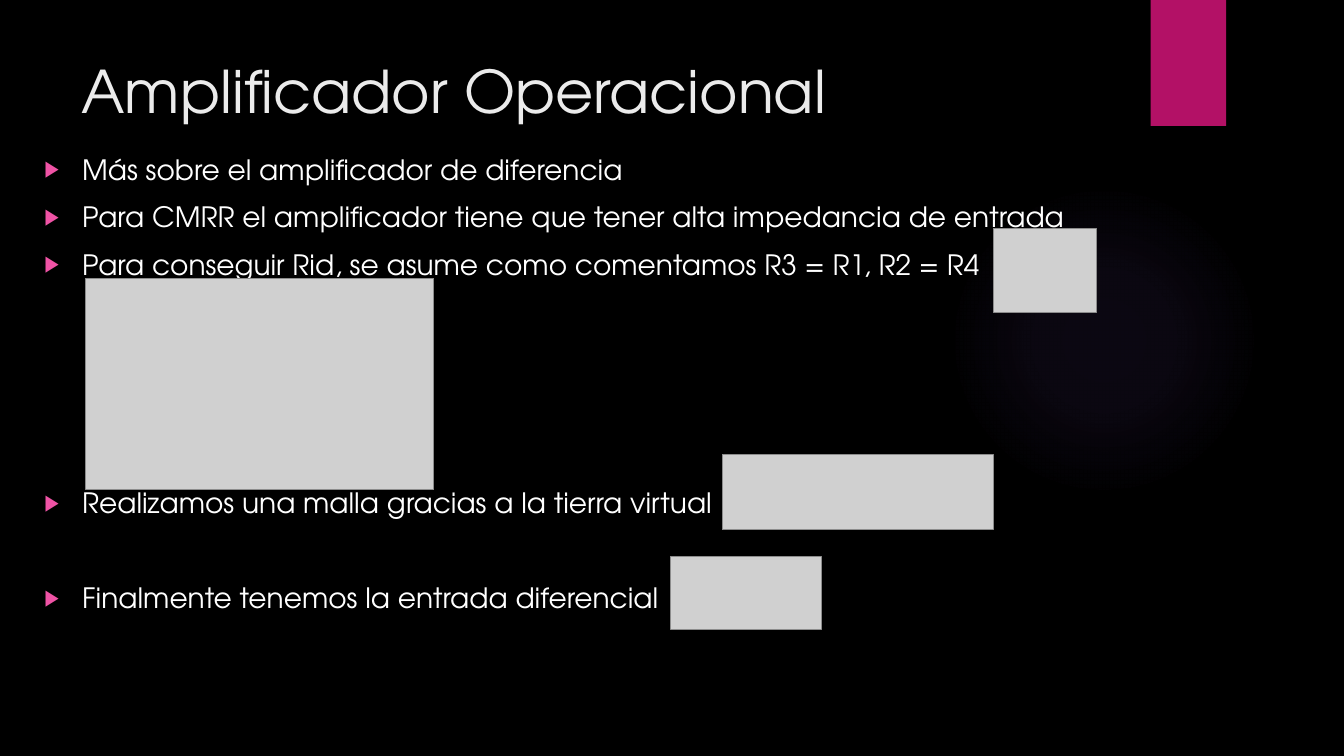
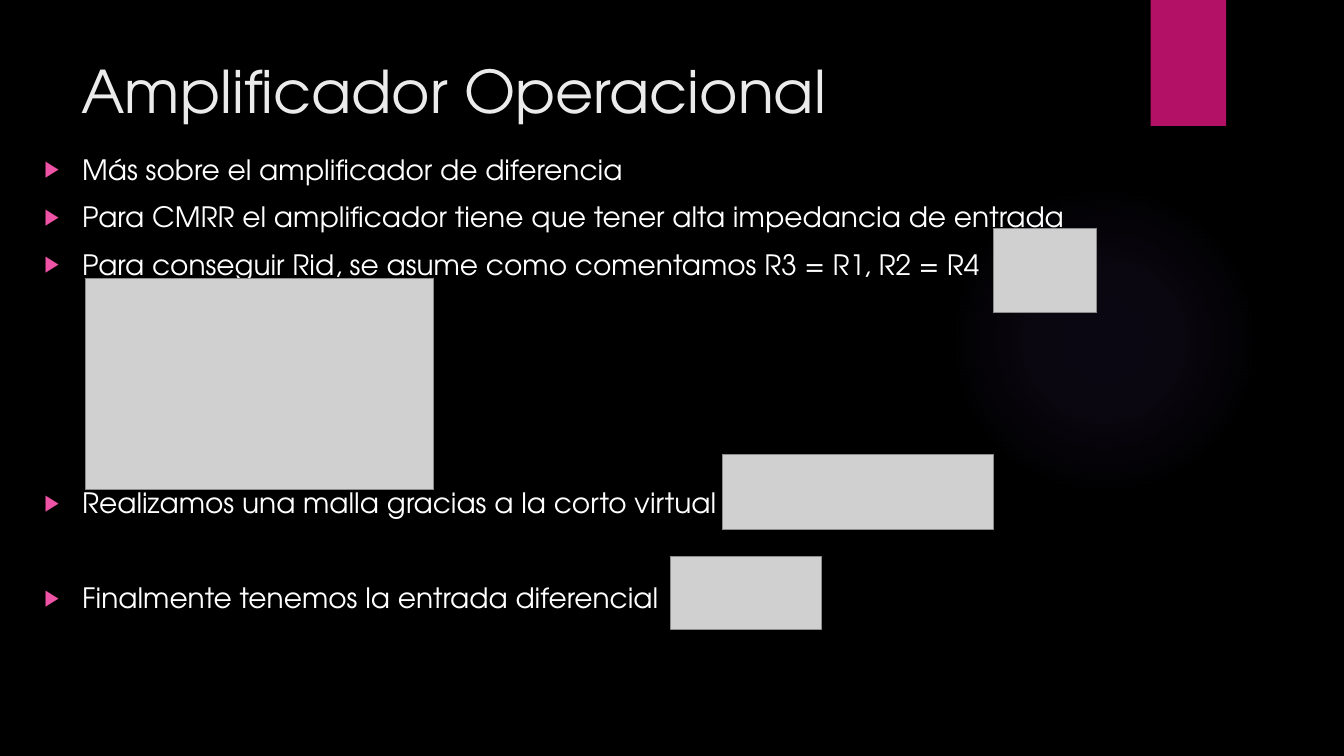
Before and after one commit to ulatinaedupa/ElectronicsII, a slide deck: slide 76 of Presentación/Electronica II.pptx. Drawn at 1344x756 pixels with LibreOffice and Linux fonts; fonts in the diff are those of the drawing; grey boxes stand for pictures; background and template pictures are left out. Boxes give left, top, right and bottom in pixels: in the first picture for what was removed or moved away, otherwise in the second. Text is boxed around its words. In the diff, an @@ line names an element or a change of style, - is before the commit and + after.

```diff
--- a/Presentación/Electronica II.pptx
+++ b/Presentación/Electronica II.pptx
@@ text at (82, 484, 716, 519): text changed @@
-▶ Realizamos una malla gracias a la tierra virtual
+▶ Realizamos una malla gracias a la corto virtual
```
Also in this commit, not shown: 19 slides added, 2 other files.
